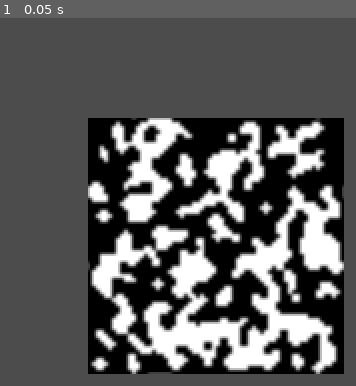
Above: before the commit, frame 1.
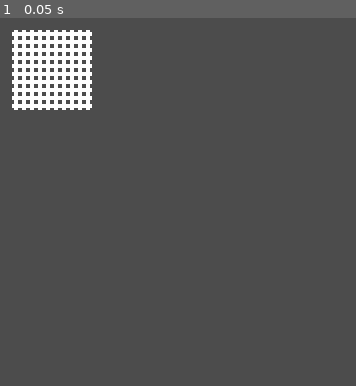
Above: after the commit, the same moment.

Repository: AndyGFX/AGFX_GD3_Procedural_Nodes
Game: Godot game, scene res://MAIN.tscn
The game is run twice, just before and just after one commit, with the same random seed, the same clock (stepped at 60 frames per second) and the same inputs.
Inputs:
- Up to frame 1 (0.05 s): no input

The runs differ from the first frame. In frame 1, 51% of the frame differs, in the area x 3-97%, y 3-97%.

Commit message:
FInalized Conways generator

Diff:
--- a/MAIN.tscn
+++ b/MAIN.tscn
@@ -1,19 +1,10 @@
-[gd_scene load_steps=2 format=2]
+[gd_scene load_steps=4 format=2]
 
-[ext_resource path="res://Scripts/Procedural/ProceduralConways.gd" type="Script" id=1]
+[ext_resource path="res://Scripts/Preview.gd" type="Script" id=1]
+[ext_resource path="res://Scripts/Procedural/ProceduralConways.gd" type="Script" id=2]
+[ext_resource path="res://Scripts/Procedural/ProceduralMaze.gd" type="Script" id=3]
 
-[node name="Node2D" type="Node2D" index="0"]
-
-script = ExtResource( 1 )
-width = 64
-height = 64
-randomSeed = false
-_seed_ = 128
-cellSpawnChance = 56
-birthLimit = 4
-deathLimit = 3
-repeatCount = 3
-realTime = false
+[node name="Scene" type="Node2D" index="0"]
 
 [node name="Preview" type="TextureRect" parent="." index="0"]
 
@@ -21,10 +12,9 @@
 anchor_top = 0.0
 anchor_right = 0.0
 anchor_bottom = 0.0
-margin_left = 28.0
-margin_top = 29.0
-margin_right = 202.0
-margin_bottom = 171.0
+margin_left = 2.0
+margin_right = 176.0
+margin_bottom = 142.0
 rect_pivot_offset = Vector2( 0, 0 )
 rect_clip_content = false
 mouse_filter = 1
@@ -32,3 +22,30 @@
 size_flags_horizontal = 1
 size_flags_vertical = 1
 stretch_mode = 0
+script = ExtResource( 1 )
+nodeName = "Maze"
+
+[node name="Conways" type="Node2D" parent="." index="1"]
+
+position = Vector2( 32, 32 )
+script = ExtResource( 2 )
+width = 64
+height = 64
+randomSeed = false
+_seed_ = 123456
+cellSpawnChance = 50
+birthLimit = 4
+deathLimit = 4
+repeatCount = 4
+invert = true
+
+[node name="Maze" type="Node2D" parent="." index="2"]
+
+script = ExtResource( 3 )
+width = 10
+height = 10
+randomSeed = false
+_seed_ = 123456
+invert = false
+removeWalls = false
+start = Vector2( 1, 1 )
--- /dev/null
+++ b/Scripts/Preview.gd
@@ -0,0 +1,51 @@
+extends TextureRect
+
+
+export (String,"Conways","Maze" ) var nodeName = "undefined"
+
+var proceduralData
+
+func _ready():
+
+	self.proceduralData = Utils.FindNode(self.nodeName)
+
+	if self.proceduralData==null: print("ERROR: missing ProcedralData class in scene")
+	pass
+
+func _process(delta):
+	pass
+
+func _draw():
+	PreviewAsOverlay()
+
+
+func PreviewAsOverlay():
+	print("Redraw")
+	for x in range(self.proceduralData.width):
+		for y in range(self.proceduralData.height):
+			if (self.proceduralData.data[x][y].down==0):
+				draw_circle(Vector2(8+x*2,8+y*2),1.0,Color(0,0,0,1))
+			if (self.proceduralData.data[x][y].down==1):
+				draw_circle(Vector2(8+x*2,8+y*2),1.0,Color(1,1,1,1))
+			if (self.proceduralData.data[x][y].right==0):
+				draw_circle(Vector2(8+x*2,8+y*2),1.0,Color(0,0,0,1))
+			if (self.proceduralData.data[x][y].right==1):
+				draw_circle(Vector2(8+x*2,8+y*2),1.0,Color(1,1,1,1))
+	pass
+
+
+#
+#func PreviewAsTexture():
+#	var imageTexture = ImageTexture.new()
+#	var img = Image.new()
+#	img.create(self.conways.width,self.conways.height,false,Image.FORMAT_RGB8)
+#	img.fill(Color(1,1,1,1))
+#	img.lock()
+#
+#	for x in range(self.conways.width):
+#		for y in range(self.conways.height):
+#			if (self.conways.data[x][y]==1): img.set_pixel(x,y,Color(0,0,0,1))
+#	img.unlock()
+#	imageTexture.create_from_image(img)
+#	self.texture = imageTexture
+#	imageTexture.resource_name = "The created texture!"
--- a/Scripts/Procedural/ProceduralConways.gd
+++ b/Scripts/Procedural/ProceduralConways.gd
@@ -4,8 +4,11 @@
 export (int, 1,8) var birthLimit = 4
 export (int, 1,8) var deathLimit = 4
 export (int, 1,10) var repeatCount = 3
-export var realTime = false
+
+export var invert = false;
+
 var sorroundCells = Array()
+
 
 func _ready():
 
@@ -20,20 +23,19 @@
 	self.sorroundCells.append(Vector2(1,0))
 	self.sorroundCells.append(Vector2(1,1))
 
-	self.Create()
-	self.Clean()
+
+	self.Create(0)
+	self.Clean(0)
 	self.Build()
 
 	pass
 
 func Build():
+	self.done = false
 	self.RandomFill(0,1,self.cellSpawnChance)
 	self.GenerateMap()
-	self.PreviewAsTexture()
-
-func _process(delta):
-	if realTime:
-		Build()
+	if self.invert: self.InvertMap()
+	self.done = true
 
 func GenerateMap():
 	for i in range(self.repeatCount):
@@ -72,21 +74,4 @@
 					newMap[x][y] = 1
 				else:
 					newMap[x][y] = 0
-
-
 	return newMap
-
-func PreviewAsTexture():
-	var imageTexture = ImageTexture.new()
-	var img = Image.new()
-	img.create(self.width,self.height,false,Image.FORMAT_RGB8)
-	img.fill(Color(1,1,1,1))
-	img.lock()
-
-	for x in range(self.width):
-		for y in range(self.height):
-			if (self.data[x][y]==1): img.set_pixel(x,y,Color(0,0,0,1))
-	img.unlock()
-	imageTexture.create_from_image(img)
-	$Preview.texture = imageTexture
-	imageTexture.resource_name = "The created texture!"
--- a/Scripts/Procedural/ProceduralData.gd
+++ b/Scripts/Procedural/ProceduralData.gd
@@ -1,23 +1,24 @@
 extends Node2D
+
 
 export var width = 64
 export var height = 64
 export var randomSeed = true
 export var _seed_ = 123456
 var data = []
+var done = false;
 
 
-
-func Create():
+func Create(type_of):
 	for x in range(self.width):
 		self.data.append([])
 		for y in range(self.height):
-			self.data[x].append(0)
+			self.data[x].append(type_of)
 
-func Clean():
+func Clean(type_of):
 	for x in range(self.width):
 		for y in range(self.height):
-			self.data[x][y] = 0
+			self.data[x][y] = type_of
 
 func RandomFill(empty,fill,chance):
 	if (self.randomSeed):
@@ -33,3 +34,11 @@
 			else:
 				self.data[x][y] = fill
 	pass
+
+func InvertMap():
+	for x in range(self.width):
+		for y in range(self.height):
+			if self.data[x][y] == 0:
+				self.data[x][y] = 1
+			elif self.data[x][y] == 1:
+				self.data[x][y] = 0
--- /dev/null
+++ b/Scripts/Procedural/ProceduralMaze.gd
@@ -0,0 +1,50 @@
+extends "ProceduralData.gd"
+
+export var invert = false;
+export var removeWalls = false;
+
+export var start = Vector2(1,1)
+
+var cell = { "left": 0,"right": 0,"up": 0,"down": 0,"visited": 0,}
+
+func _ready():
+	self.Create(cell)
+	self.Clean(cell)
+	self.Build()
+	pass
+
+func Build():
+	self.done = false
+	self.GenerateMap()
+	if self.invert: self.InvertMap()
+	self.done = true
+
+func GenerateMap():
+	var i = 0
+	var j = 0
+	for y in range(self.height-1):
+		for x in range(self.width-1):
+			i = y
+			j = x
+			print(i,",",j)
+			if ((i==self.height) and (i==self.width)):
+				pass
+			else:
+				if i==self.height:
+					self.data[i][j].right = 1
+					self.data[i][j+1].left = 1
+					pass
+				else:
+					if j==self.width:
+						self.data[i][j].down = 1
+						self.data[i+1][j].up = 1
+					else:
+						if floor(randi()%2)==0:
+
+							self.data[i][j].right = 1
+							self.data[i][j+1].left = 1
+							pass
+						else:
+							self.data[i][j].down = 1
+							self.data[i+1][j].up = 1
+	pass
--- /dev/null
+++ b/Scripts/Utils.gd
@@ -0,0 +1,45 @@
+extends Node
+
+
+# ---------------------------------------------------------
+# Save to JSON file
+# ---------------------------------------------------------
+func SaveJSON(path,data):
+
+	# Open the existing save file or create a new one in write mode
+	var save_file = File.new()
+	save_file.open(path, File.WRITE)
+
+	# converts to a JSON string. We store it in the save_file
+	save_file.store_line(to_json(data))
+
+	# The change is automatically saved, so we close the file
+	save_file.close()
+
+	pass
+
+# ---------------------------------------------------------
+# Load from JSON file
+# ---------------------------------------------------------
+func LoadJSON(path):
+	var load_file = File.new()
+	load_file.open(path, File.READ)
+	return parse_json(load_file.get_as_text())
+	pass
+
+
+func CreateTimer(wait_time, target, method, start):
+	var timer = Timer.new()
+	timer.set_wait_time(wait_time)
+	timer.set_one_shot(true)
+	timer.connect("timeout", target, method)
+	add_child(timer)
+	if start: timer.start()
+	return timer
+	pass
+
+func FindNode(node_name):
+	return get_tree().get_root().find_node(node_name, true, false)
+
+func GetSceneRoot():
+	return get_tree().get_root()
--- a/project.godot
+++ b/project.godot
@@ -14,6 +14,10 @@
 run/main_scene="res://MAIN.tscn"
 config/icon="res://icon.png"
 
+[autoload]
+
+Utils="*res://Scripts/Utils.gd"
+
 [display]
 
 window/size/width=320
Binary file removed: PreviewTexture.png
Not shown, removed: PreviewTexture.png.import
